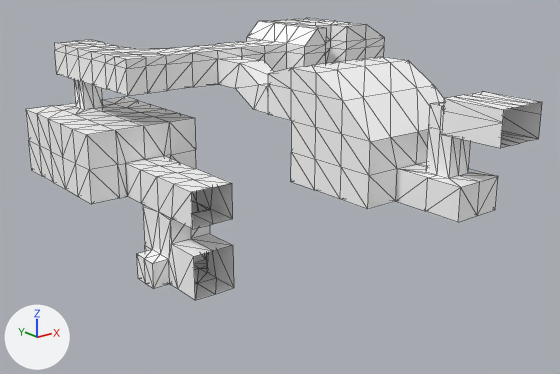
A saved change to the glTF model Models/level-7.glb.
The view is the same before and after, from a 50 mm camera at (-51.8, -41.6, 21.9) aimed at (0.4, 23.7, -4.2). The axes (+X, +Y, +Z) are drawn at lower left. The lights are the same throughout. The picture after the commit comes second. Mesh edges are drawn as thin lines. Vertices at exactly the same position are counted once.

The older version as bpy lines, for what is in view:
```python
me_level_7 = bpy.data.meshes.new('level-7')
me_level_7.from_pydata(...)  # 528 vertices, 1034 faces; spans x -16.5..24.5, y -7.0..54.0, z -14.0..12.0
me_level_7.materials.append(mat_defaultmaterial)
ob_level_7 = bpy.data.objects.new('level-7', me_level_7)
ob_level_7.location = (0.0, 0.0, 0.0)
```
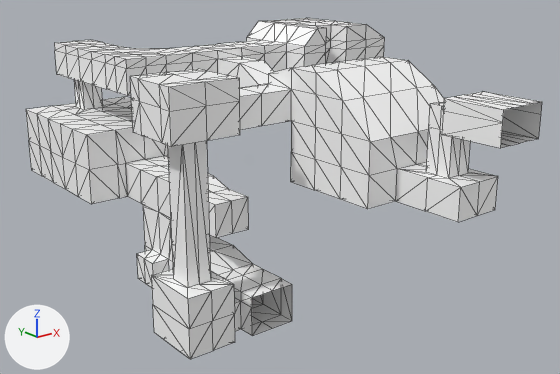
Commit message: working on level 7

Pixel boxes [x1, y1, x2, y2] of what changed, in the pictures (560 x 374 px):
'level-7', reshaped (21% taller)
    before: [26, 18, 542, 300]
    after: [26, 18, 542, 359]
part 1 of me_level_7, built on
    before: [169, 84, 291, 300]
    after: [130, 69, 292, 359]

The edits, one by one:
me_level_7 is used by ob_level_7; location (0.0, 0.0, 0.0).
me_level_7 had 528 vertices, 1034 faces and spanned x -16.5..24.5, y -7.0..54.0, z -14.0..12.0.
me_level_7 now has 642 vertices, 1265 faces and spans x -20.0..24.5, y -7.0..54.0, z -14.0..12.0.
Part 1, on me_level_7:
5 vertices are removed from x -12.0..-7.0, y 22.5, z -6.0..-2.0.
17 faces are deleted.
71 vertices are added at x -20.0..-7.0, y 12.5..26.6, z -14.0..11.0.
6 new vertices lie (0.0, 0.0, 3.0) away from vertices in x -14.0..-12.0, y 14.2..22.5, z -14.0.
6 new vertices lie (0.0, -1.7, 0.0) away from vertices in x -14.0..-7.0, y 14.2, z -14.0..-11.0.
5 new vertices lie (-2.5, 0.0, 0.0) away from vertices in x -16.5, y 12.5..17.2, z -14.0..-8.0.
5 new vertices lie (0.0, 1.8, 0.0) away from vertices in x -19.0..-14.0, y 17.2, z -14.0..-8.0.
6 new vertices lie (-2.5, 0.0, 0.0) away from vertices in x -14.0..-7.0, y 12.5..19.0, z -11.0..-8.0.
14 new vertices lie (0.0, 1.5, 0.0) away from vertices in x -20.0..-13.0, y 12.5..17.5, z 6.0..11.0.
6 new vertices lie (0.0, 0.0, 14.0) away from vertices in x -17.8..-15.3, y 14.5..17.0, z -8.0.
248 new faces join them.
